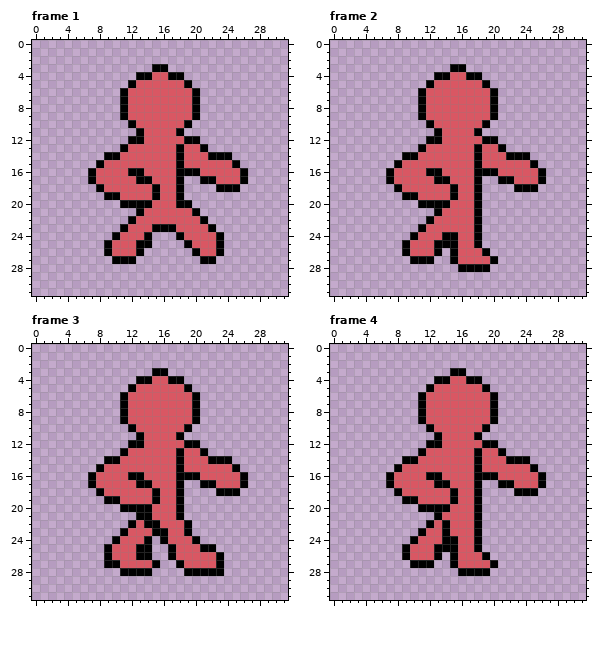
Pixel-art file, stored at textures/entities/playertemplate.aseprite. The first picture shows the starting point.
32x32 pixels, 4 frames. Shown: frame 1, frame 2, frame 3, frame 4. The commit also changed other frames, which this record leaves out.
Once edited:
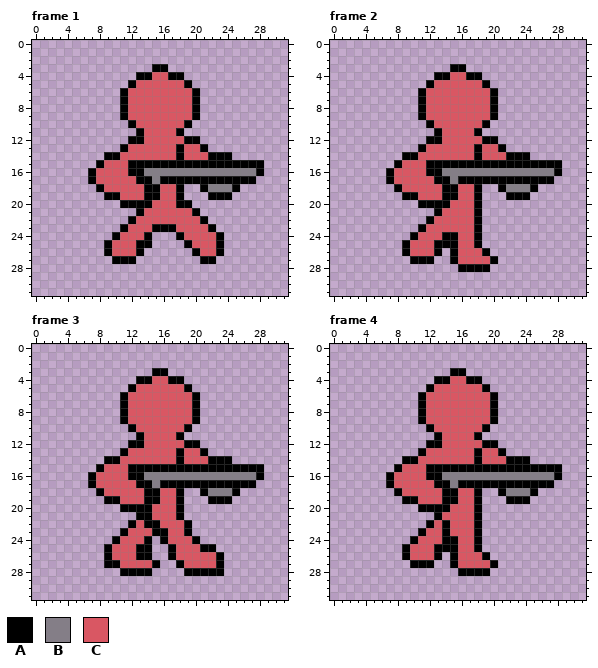
Palette (. is transparent): A #000000  B #847e87  C #d95763
Commit: update player sprite with aiming animations
Diff:
layer "Sprite Sheet" added
layer "Layer 1" removed
Frame 1, layer "Sprite Sheet":
Colour A now appears in row 15 at x 26 to 28; in row 16 at x 28; in row 17 at x 19 to 20 and 27; in row 18 at x 21; in row 19 at x 22 to 24.
The author changed colour C to colour A in row 15 at x 12 to 17 and 19 to 24; in row 17 at x 16 to 17 and 23 to 25; in rows 18 to 19 at x 14.
Colour B now appears in row 16 at x 27; in row 18 at x 22.
The author changed colour A to colour B in row 16 at x 18 to 20 and 26; in row 18 at x 23 to 24.
The author changed colour C to colour B in row 16 at x 14 to 17 and 21 to 25; in row 17 at x 15.
Frame 2, layer "Sprite Sheet": the same change as frame 1
Frame 3, layer "Sprite Sheet": the same change as frame 1
Frame 4, layer "Sprite Sheet": the same change as frame 1
